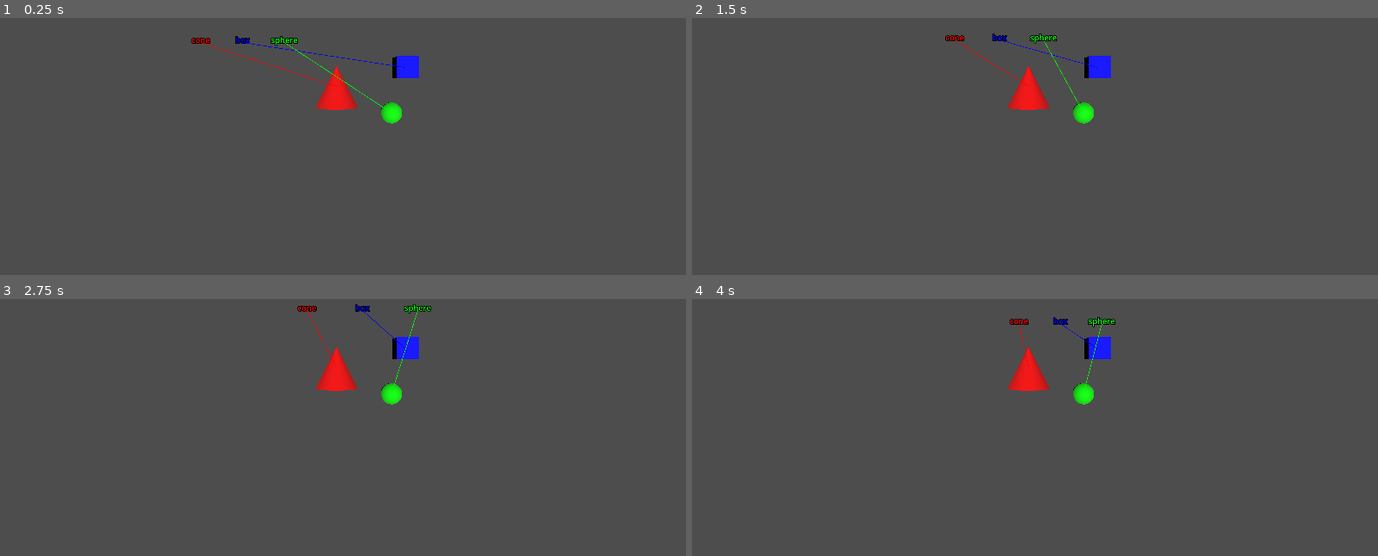
Above: before the commit, frames 1-4 (two rows, left to right).
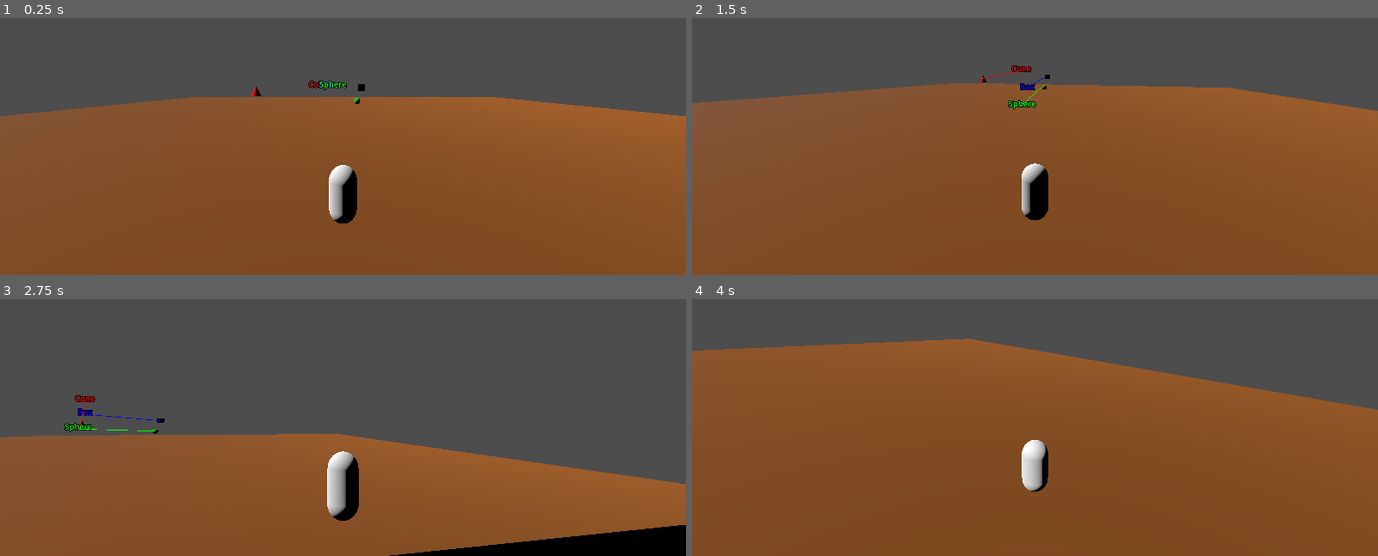
Above: after the commit, the same moments.

Repository: ImmersiveRPG/GodotSuperLabels
Game: Godot game, scene res://src/Start/start.tscn
Same seed, same stepped clock (60 frames per second), same inputs: the game is played once before the commit and once after it.
Inputs (mouse positions are in pixels of both pictures, inside the frame that each line leads up to):
- Up to frame 1 (0.25 s): no input
- Up to frame 2 (1.5 s): tap Enter (ui_accept) at 0.5, 0.6, 0.77, 1.07, 1.35 s; move the mouse to (1185, 61) at 0.52 s; hold D (right) 0.53-1.28 s; move the mouse to (897, 100) at 1.27 s; hold S (down) from 1.28 s (still down)
- Up to frame 3 (2.75 s): tap Enter (ui_accept) at 1.52, 1.82, 2.1 s; move the mouse to (outside the picture) at 2.02 s; release S (down) at 2.03 s; hold D (right) from 2.03 s (still down)
- Up to frame 4 (4 s): move the mouse to (1000, 440) at 2.77 s; release D (right) at 2.78 s; hold W (up) 2.78-3.53 s; tap Enter (ui_accept) at 2.85, 3.02, 3.32, 3.6, 3.77 s; move the mouse to (1240, 419) at 3.52 s; hold A (left) from 3.53 s (still down)

The runs differ from the first frame. In frame 1, 68% of the frame differs, in the area x 0-100%, y 7-100%; in frame 2, 72%; in frame 3, 44%; in frame 4, 76%.

Commit message:
Made labels stay in box attached to player camera

Diff:
--- /dev/null
+++ b/src/Player/player.gd
@@ -0,0 +1,58 @@
+extends CharacterBody3D
+
+
+const SPEED = 20.0
+const JUMP_VELOCITY = 4.5
+var _camera_x := 0.0
+var _camera_y := 0.0
+var _camera_x_new := 0.0
+var _camera_y_new := 0.0
+
+var gravity = ProjectSettings.get_setting("physics/3d/default_gravity")
+
+func _ready() -> void:
+	Global._camera = $CameraMount/v/Camera3D
+
+func _input(event : InputEvent) -> void:
+	# Rotate camera with mouse
+	if event is InputEventMouseMotion:
+		_camera_x -= event.relative.x * Global.MOUSE_SENSITIVITY
+		_camera_y = clampf(_camera_y - event.relative.y * Global.MOUSE_SENSITIVITY, Global.MOUSE_Y_MIN, Global.MOUSE_Y_MAX)
+
+func _process(delta : float) -> void:
+	# Get new camera angles
+	_camera_x_new = lerp(_camera_x_new, _camera_x, delta * Global.MOUSE_ACCELERATION_X)
+	_camera_y_new = lerp(_camera_y_new, _camera_y, delta * Global.MOUSE_ACCELERATION_Y)
+	self.rotation_degrees.y = _camera_x_new
+
+	# Set camera rotation
+	$CameraMount/v.rotation_degrees.x = lerp($CameraMount/v.rotation_degrees.x, _camera_y, delta * Global.MOUSE_ACCELERATION_X)
+
+func _physics_process(delta : float) -> void:
+	# Add the gravity.
+	if not is_on_floor():
+		velocity.y -= gravity * delta
+
+	# Handle jump.
+	if Input.is_action_just_pressed("ui_accept") and is_on_floor():
+		velocity.y = JUMP_VELOCITY
+
+	# Get the input direction and handle the movement/deceleration.
+	# As good practice, you should replace UI actions with custom gameplay actions.
+	var input_dir = Input.get_vector("left", "right", "up", "down")
+	var direction = (transform.basis * Vector3(input_dir.x, 0, input_dir.y)).normalized()
+	if direction:
+		velocity.x = direction.x * SPEED
+		velocity.z = direction.z * SPEED
+	else:
+		velocity.x = move_toward(velocity.x, 0, SPEED)
+		velocity.z = move_toward(velocity.z, 0, SPEED)
+
+	self.move_and_slide()
+
+
+func _on_timer_start_timeout() -> void:
+	while not Global._labels.is_empty():
+		var label = Global._labels.pop_back()
+		label.global_transform.origin = $Area3D.global_transform.origin
+		label.get_node("TimerUpdateLine").start()
--- /dev/null
+++ b/src/Player/player.tscn
@@ -0,0 +1,82 @@
+[gd_scene load_steps=11 format=3 uid="uid://mvxxsx6o58ij"]
+
+[ext_resource type="Script" path="res://src/Player/player.gd" id="1_m0utd"]
+
+[sub_resource type="CapsuleShape3D" id="CapsuleShape3D_fsjdy"]
+
+[sub_resource type="StandardMaterial3D" id="StandardMaterial3D_0ps8w"]
+
+[sub_resource type="CapsuleMesh" id="CapsuleMesh_rqhdh"]
+material = SubResource("StandardMaterial3D_0ps8w")
+
+[sub_resource type="BoxShape3D" id="BoxShape3D_ppga8"]
+size = Vector3(4, 8, 1)
+
+[sub_resource type="BoxShape3D" id="BoxShape3D_v20nu"]
+size = Vector3(4, 8, 1)
+
+[sub_resource type="BoxShape3D" id="BoxShape3D_rje7a"]
+size = Vector3(24, 4, 1)
+
+[sub_resource type="BoxShape3D" id="BoxShape3D_d84ss"]
+size = Vector3(24, 4, 1)
+
+[sub_resource type="BoxShape3D" id="BoxShape3D_4dbvc"]
+size = Vector3(24, 16, 5)
+
+[sub_resource type="BoxShape3D" id="BoxShape3D_kww4g"]
+size = Vector3(24, 16, 5)
+
+[node name="Player" type="CharacterBody3D"]
+script = ExtResource("1_m0utd")
+
+[node name="CameraMount" type="Node3D" parent="."]
+
+[node name="v" type="Node3D" parent="CameraMount"]
+transform = Transform3D(1, 0, 0, 0, 1, 0, 0, 0, 1, 0, 5, 0)
+
+[node name="Camera3D" type="Camera3D" parent="CameraMount/v"]
+transform = Transform3D(1, 0, 0, 0, 1, 0, 0, 0, 1, 0, 0, 9)
+
+[node name="CollisionShape3D" type="CollisionShape3D" parent="."]
+transform = Transform3D(1, 0, 0, 0, 1, 0, 0, 0, 1, 0, 1, 0)
+shape = SubResource("CapsuleShape3D_fsjdy")
+
+[node name="MeshInstance3D" type="MeshInstance3D" parent="CollisionShape3D"]
+mesh = SubResource("CapsuleMesh_rqhdh")
+
+[node name="Area3D" type="RigidBody3D" parent="."]
+transform = Transform3D(1, 0, 0, 0, 1, 0, 0, 0, 1, 0, 3, -3)
+collision_layer = 4
+collision_mask = 6
+freeze = true
+
+[node name="CollisionShape3D" type="CollisionShape3D" parent="Area3D"]
+transform = Transform3D(1, 0, 0, 0, 1, 0, 0, 0, 1, -10, 1, 0)
+shape = SubResource("BoxShape3D_ppga8")
+
+[node name="CollisionShape3D2" type="CollisionShape3D" parent="Area3D"]
+transform = Transform3D(1, 0, 0, 0, 1, 0, 0, 0, 1, 10, 1, 0)
+shape = SubResource("BoxShape3D_v20nu")
+
+[node name="CollisionShape3D3" type="CollisionShape3D" parent="Area3D"]
+transform = Transform3D(1, 0, 0, 0, 1, 0, 0, 0, 1, 0, -5, 0)
+shape = SubResource("BoxShape3D_rje7a")
+
+[node name="CollisionShape3D4" type="CollisionShape3D" parent="Area3D"]
+transform = Transform3D(1, 0, 0, 0, 1, 0, 0, 0, 1, 0, 7, 0)
+shape = SubResource("BoxShape3D_d84ss")
+
+[node name="CollisionShape3D5" type="CollisionShape3D" parent="Area3D"]
+transform = Transform3D(1, 0, 0, 0, 1, 0, 0, 0, 1, 0, 1, 3)
+shape = SubResource("BoxShape3D_4dbvc")
+
+[node name="CollisionShape3D6" type="CollisionShape3D" parent="Area3D"]
+transform = Transform3D(1, 0, 0, 0, 1, 0, 0, 0, 1, 0, 1, -3)
+shape = SubResource("BoxShape3D_kww4g")
+
+[node name="TimerStart" type="Timer" parent="."]
+one_shot = true
+autostart = true
+
+[connection signal="timeout" from="TimerStart" to="." method="_on_timer_start_timeout"]
--- a/src/Singletons/Global.gd
+++ b/src/Singletons/Global.gd
@@ -5,4 +5,11 @@
 
 extends Node
 
-var _camera : Camera3D
+var _camera : Camera3D = null
+var _labels := []
+
+const MOUSE_SENSITIVITY := 0.1
+const MOUSE_ACCELERATION_X := 10.0
+const MOUSE_ACCELERATION_Y := 10.0
+const MOUSE_Y_MAX := 70.0
+const MOUSE_Y_MIN := -60.0
--- a/src/Start/start.gd
+++ b/src/Start/start.gd
@@ -4,17 +4,7 @@
 
 extends Node3D
 
-@onready var _screen_box = $ScreenBox
+
 
 func _ready() -> void:
-	Global._camera = $Camera3D
-
-func _physics_process(delta : float) -> void:
-	if Input.is_action_pressed("right"):
-		_screen_box.global_transform.origin.x += delta * 2.0
-	if Input.is_action_pressed("left"):
-		_screen_box.global_transform.origin.x -= delta * 2.0
-	if Input.is_action_pressed("up"):
-		_screen_box.global_transform.origin.z -= delta * 2.0
-	if Input.is_action_pressed("down"):
-		_screen_box.global_transform.origin.z += delta * 2.0
+	Input.set_mouse_mode(Input.MOUSE_MODE_CAPTURED)
--- a/src/Start/start.tscn
+++ b/src/Start/start.tscn
@@ -1,7 +1,8 @@
-[gd_scene load_steps=15 format=3 uid="uid://cid3i2nc1ja35"]
+[gd_scene load_steps=13 format=3 uid="uid://cid3i2nc1ja35"]
 
 [ext_resource type="Script" path="res://src/Start/start.gd" id="1_u7ylx"]
 [ext_resource type="PackedScene" uid="uid://03q5rksnb3b0" path="res://src/SuperLabel3D/super_label_3d.tscn" id="2_we747"]
+[ext_resource type="PackedScene" uid="uid://mvxxsx6o58ij" path="res://src/Player/player.tscn" id="3_110rh"]
 
 [sub_resource type="StandardMaterial3D" id="StandardMaterial3D_sbbop"]
 albedo_color = Color(1, 0, 0, 1)
@@ -23,35 +24,24 @@
 [sub_resource type="SphereMesh" id="SphereMesh_yqx1b"]
 material = SubResource("StandardMaterial3D_1b5bq")
 
-[sub_resource type="BoxShape3D" id="BoxShape3D_u4u4v"]
-size = Vector3(4, 10, 1)
+[sub_resource type="BoxShape3D" id="BoxShape3D_adpb4"]
+size = Vector3(100, 2, 100)
 
-[sub_resource type="BoxShape3D" id="BoxShape3D_wp0dq"]
-size = Vector3(4, 10, 1)
+[sub_resource type="StandardMaterial3D" id="StandardMaterial3D_qnuyt"]
+albedo_color = Color(0.560784, 0.309804, 0.0784314, 1)
 
-[sub_resource type="BoxShape3D" id="BoxShape3D_ccvu1"]
-size = Vector3(16, 4, 1)
-
-[sub_resource type="BoxShape3D" id="BoxShape3D_ploy2"]
-size = Vector3(16, 4, 1)
-
-[sub_resource type="BoxShape3D" id="BoxShape3D_ra7n1"]
-size = Vector3(16, 18, 5)
-
-[sub_resource type="BoxShape3D" id="BoxShape3D_wfj3q"]
-size = Vector3(16, 18, 5)
+[sub_resource type="BoxMesh" id="BoxMesh_npec1"]
+material = SubResource("StandardMaterial3D_qnuyt")
+size = Vector3(100, 2, 100)
 
 [node name="Start" type="Node3D"]
 script = ExtResource("1_u7ylx")
 
 [node name="DirectionalLight3D" type="DirectionalLight3D" parent="."]
-
-[node name="Camera3D" type="Camera3D" parent="."]
-transform = Transform3D(1, 0, 0, 0, 1, 0, 0, 0, 1, 0, 3.4086, 6)
-size = 4.262
+transform = Transform3D(0.707107, 3.09086e-08, -0.707107, 0.707107, -3.09086e-08, 0.707107, 0, -1, -4.37114e-08, 0, 65, 0)
 
 [node name="Cone" type="MeshInstance3D" parent="."]
-transform = Transform3D(1, 0, 0, 0, 1, 0, 0, 0, 1, -0.306117, 3.1982, -6)
+transform = Transform3D(1, 0, 0, 0, 1, 0, 0, 0, 1, -17.3061, 3.1982, -15)
 mesh = SubResource("CylinderMesh_k5mff")
 
 [node name="Box" type="MeshInstance3D" parent="."]
@@ -66,44 +56,28 @@
 transform = Transform3D(1, 0, 0, 0, 1, 0, 0, 0, 1, -3.39928, 4.35107, 0)
 _attached_to_node_path = NodePath("../Cone")
 line_color = Color(1, 0, 0, 1)
-text = "cone"
+text = "Cone"
 
 [node name="SuperLabel3D2" parent="." instance=ExtResource("2_we747")]
 transform = Transform3D(1, 0, 0, 0, 1, 0, 0, 0, 1, -2.39928, 4.35107, 0)
 _attached_to_node_path = NodePath("../Box")
 line_color = Color(0, 0, 1, 1)
-text = "box"
+text = "Box"
 
 [node name="SuperLabel3D3" parent="." instance=ExtResource("2_we747")]
 transform = Transform3D(1, 0, 0, 0, 1, 0, 0, 0, 1, -1.39928, 4.35107, 0)
 _attached_to_node_path = NodePath("../Sphere")
 line_color = Color(0, 1, 0, 1)
-text = "sphere"
+text = "Sphere"
 
-[node name="ScreenBox" type="CharacterBody3D" parent="."]
-collision_layer = 2
-collision_mask = 3
+[node name="Floor" type="StaticBody3D" parent="."]
 
-[node name="CollisionShape3D" type="CollisionShape3D" parent="ScreenBox"]
-transform = Transform3D(1, 0, 0, 0, 1, 0, 0, 0, 1, -6, 0, 0)
-shape = SubResource("BoxShape3D_u4u4v")
+[node name="CollisionShape3D" type="CollisionShape3D" parent="Floor"]
+transform = Transform3D(1, 0, 0, 0, 1, 0, 0, 0, 1, 0, -1, 0)
+shape = SubResource("BoxShape3D_adpb4")
 
-[node name="CollisionShape3D2" type="CollisionShape3D" parent="ScreenBox"]
-transform = Transform3D(1, 0, 0, 0, 1, 0, 0, 0, 1, 6, 0, 0)
-shape = SubResource("BoxShape3D_wp0dq")
+[node name="MeshInstance3D" type="MeshInstance3D" parent="Floor/CollisionShape3D"]
+mesh = SubResource("BoxMesh_npec1")
 
-[node name="CollisionShape3D3" type="CollisionShape3D" parent="ScreenBox"]
-transform = Transform3D(1, 0, 0, 0, 1, 0, 0, 0, 1, 0, -7, 0)
-shape = SubResource("BoxShape3D_ccvu1")
-
-[node name="CollisionShape3D4" type="CollisionShape3D" parent="ScreenBox"]
-transform = Transform3D(1, 0, 0, 0, 1, 0, 0, 0, 1, 0, 7, 0)
-shape = SubResource("BoxShape3D_ploy2")
-
-[node name="CollisionShape3D5" type="CollisionShape3D" parent="ScreenBox"]
-transform = Transform3D(1, 0, 0, 0, 1, 0, 0, 0, 1, 0, 0, 3)
-shape = SubResource("BoxShape3D_ra7n1")
-
-[node name="CollisionShape3D6" type="CollisionShape3D" parent="ScreenBox"]
-transform = Transform3D(1, 0, 0, 0, 1, 0, 0, 0, 1, 0, 0, -3)
-shape = SubResource("BoxShape3D_wfj3q")
+[node name="Player" parent="." instance=ExtResource("3_110rh")]
+transform = Transform3D(1, 0, 0, 0, 1, 0, 0, 0, 1, 0, 0, 26)
--- a/src/SuperLabel3D/super_label_3d.gd
+++ b/src/SuperLabel3D/super_label_3d.gd
@@ -9,10 +9,12 @@
 var _outline_color := Color.BLACK
 var _font_color := Color.WHITE
 var _line_color := Color.WHITE
-var _text := ""
+var _text : String = ""
 @onready var _line : Line2D = $Line2D
 
 @export var _attached_to_node_path : NodePath
+var _attached_to : Node3D
+
 @export var line_color : Color = _line_color:
 	get:
 		if _is_setup:
@@ -35,12 +37,17 @@
 
 func _ready() -> void:
 	_is_setup = true
+
 	self.text = _text
 	self.line_color = _line_color
 	$Label3D.outline_modulate = _outline_color
 	$Label3D.modulate = _line_color
+	_attached_to = self.get_node(_attached_to_node_path)
 
-func _physics_process(delta : float) -> void:
+	if not Engine.is_editor_hint():
+		Global._labels.append(self)
+
+func _physics_processXXX(delta : float) -> void:
 	self.linear_velocity = self.linear_velocity.lerp(Vector3.ZERO, delta)
 
 func set_color(outline_color : Color, font_color : Color) -> void:
@@ -54,15 +61,25 @@
 
 
 func _on_timer_update_line_timeout() -> void:
+	if not _is_setup: return
+
 	_line.points.clear()
 	var src := self.global_transform.origin
-	var dest : Vector3 = self.get_node(_attached_to_node_path).global_transform.origin
+	var dest : Vector3 = _attached_to.global_transform.origin
+	#print([self, _attached_to])
+	#self.get_viewport().get_camera_3d()
 
-	#var offset := self.get_viewport().get_visible_rect().size * 0.5
-	var src_2d := Global._camera.unproject_position(src)
-	var dest_2d := Global._camera.unproject_position(dest)
+	var is_visible := Global._camera.is_position_in_frustum(dest)
+
 	var points := PackedVector2Array()
-	points.append(src_2d)
-	points.append(dest_2d)
+	if is_visible:
+		self.visible = true
+		var src_2d := Global._camera.unproject_position(src)
+		var dest_2d := Global._camera.unproject_position(dest)
+		points.append(src_2d)
+		points.append(dest_2d)
+		#print([Global._line.global_position, Global._line.points])
+	else:
+		self.visible = false
+
 	_line.points = points
-	#print([Global._line.global_position, Global._line.points, offset])
--- a/src/SuperLabel3D/super_label_3d.tscn
+++ b/src/SuperLabel3D/super_label_3d.tscn
@@ -5,14 +5,15 @@
 [sub_resource type="SphereShape3D" id="SphereShape3D_qhk2w"]
 
 [node name="SuperLabel3D" type="RigidBody3D"]
-collision_mask = 3
+collision_layer = 2
+collision_mask = 6
 axis_lock_angular_x = true
 axis_lock_angular_y = true
 axis_lock_angular_z = true
 gravity_scale = 0.0
 script = ExtResource("1_28kvb")
 line_color = Color(1, 1, 1, 1)
-text = ""
+text = "Default text"
 
 [node name="CollisionShape3D" type="CollisionShape3D" parent="."]
 shape = SubResource("SphereShape3D_qhk2w")
@@ -22,10 +23,10 @@
 offset = Vector2(0, 10)
 billboard = 1
 fixed_size = true
+text = "Default text"
 
 [node name="TimerUpdateLine" type="Timer" parent="."]
 wait_time = 0.017
-autostart = true
 
 [node name="Line2D" type="Line2D" parent="."]
 width = 1.0
